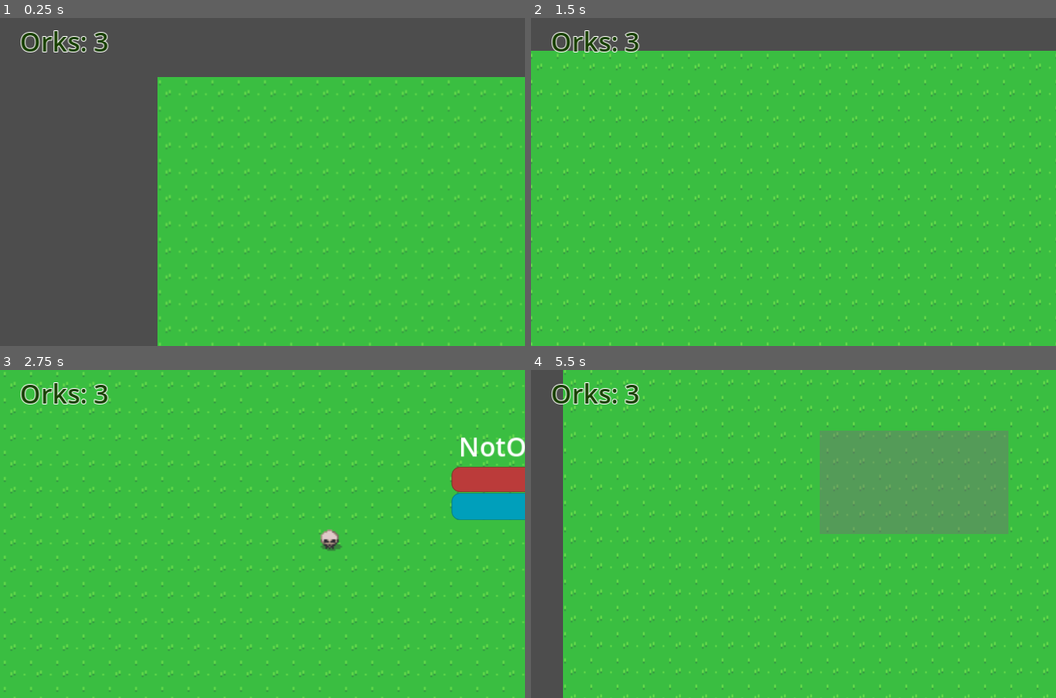
Above: before the commit, frames 1-4 (two rows, left to right).
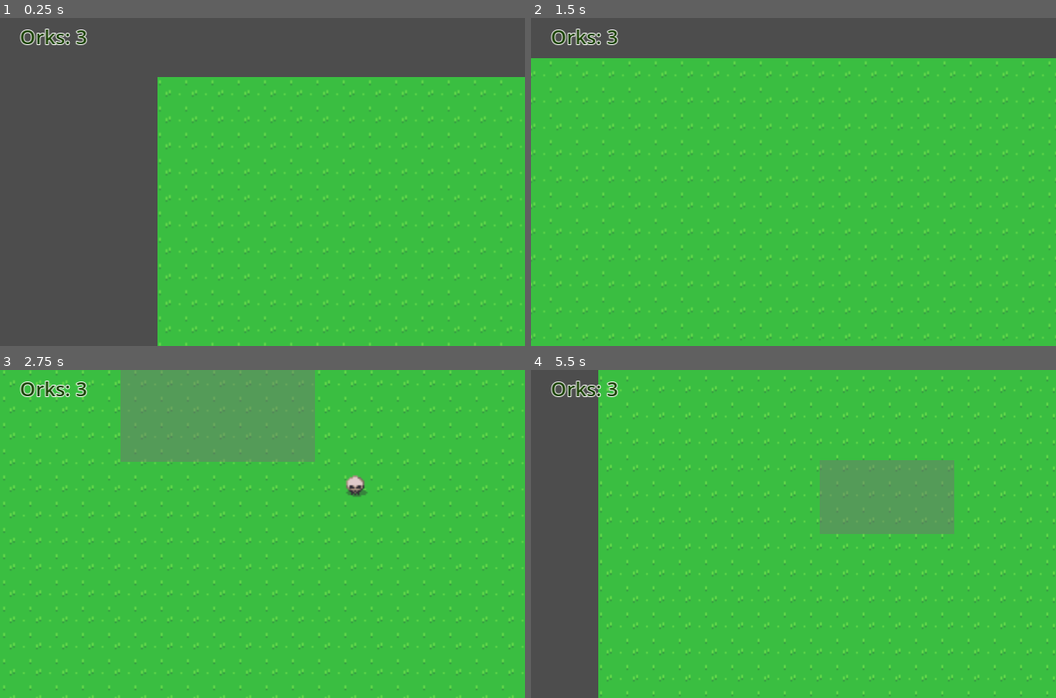
Above: after the commit, the same moments.

Repository: BurntRobot/ork-goddess
Game: Godot game, scene res://world.tscn
Two runs of this game, one before a commit and one after it. Both use one fixed random seed, a clock stepped at 60 frames per second and the inputs below.
Inputs (mouse positions are in pixels of both pictures, inside the frame that each line leads up to):
- Up to frame 1 (0.25 s): no input
- Up to frame 2 (1.5 s): tap Enter at 0.5 s; move the mouse to (909, 165) at 0.52 s; press the mouse at (909, 165) at 0.53 s; hold D (right) 0.53-1.28 s; move the mouse to (688, 198) at 1.27 s; release the mouse at (688, 198) at 1.28 s; hold S (down) from 1.28 s (still down); click (688, 198) at 1.35 s
- Up to frame 3 (2.75 s): move the mouse to (315, 461) at 2.02 s; release S (down) at 2.03 s; press the mouse at (315, 461) at 2.03 s; hold D (right) from 2.03 s (still down)
- Up to frame 4 (5.5 s): move the mouse to (767, 599) at 2.77 s; release D (right) at 2.78 s; release the mouse at (767, 599) at 2.78 s; hold W (up) 2.78-3.53 s; click (767, 599) at 2.85 s; move the mouse to (951, 583) at 3.52 s; press the mouse at (951, 583) at 3.53 s; hold A (left) 3.53-5.03 s; move the mouse to (636, 484) at 4.27 s; release the mouse at (636, 484) at 4.28 s; click (636, 484) at 4.35 s; move the mouse to (819, 534) at 5.02 s; press the mouse at (819, 534) at 5.03 s; hold S (down) from 5.03 s (still down)

The runs differ from the first frame. In frame 1, 0.8% of the frame differs, in the area x 3-21%, y 3-11%; in frame 2, 7.3%; in frame 3, 17%, in the area x 0-100%, y 0-100%; in frame 4, 16%.

Commit message:
Little adjustments in numbers

Diff:
--- a/Camera.gd
+++ b/Camera.gd
@@ -8,7 +8,7 @@
 var zoom_speed = 0.0
 var zoom_threshold = 0.05
 var zoom_sliding = 0.005 / 50
-var camera_speed = 7
+var camera_speed = 5
 
 var input_direction = Vector2.ZERO
 
--- a/world.tscn
+++ b/world.tscn
@@ -1153,7 +1153,7 @@
 theme_override_colors/font_color = Color(0.0941176, 0.25098, 0, 1)
 theme_override_colors/font_outline_color = Color(1, 1, 1, 1)
 theme_override_constants/outline_size = 2
-theme_override_font_sizes/font_size = 16
+theme_override_font_sizes/font_size = 12
 theme_override_styles/normal = SubResource("StyleBoxEmpty_upbvk")
 text = "Orks: 3"
 
